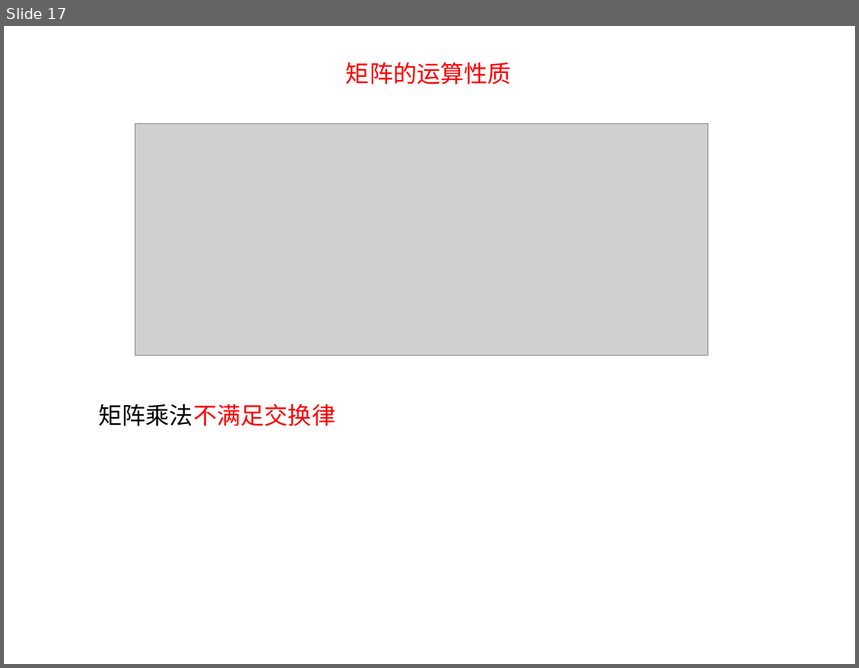
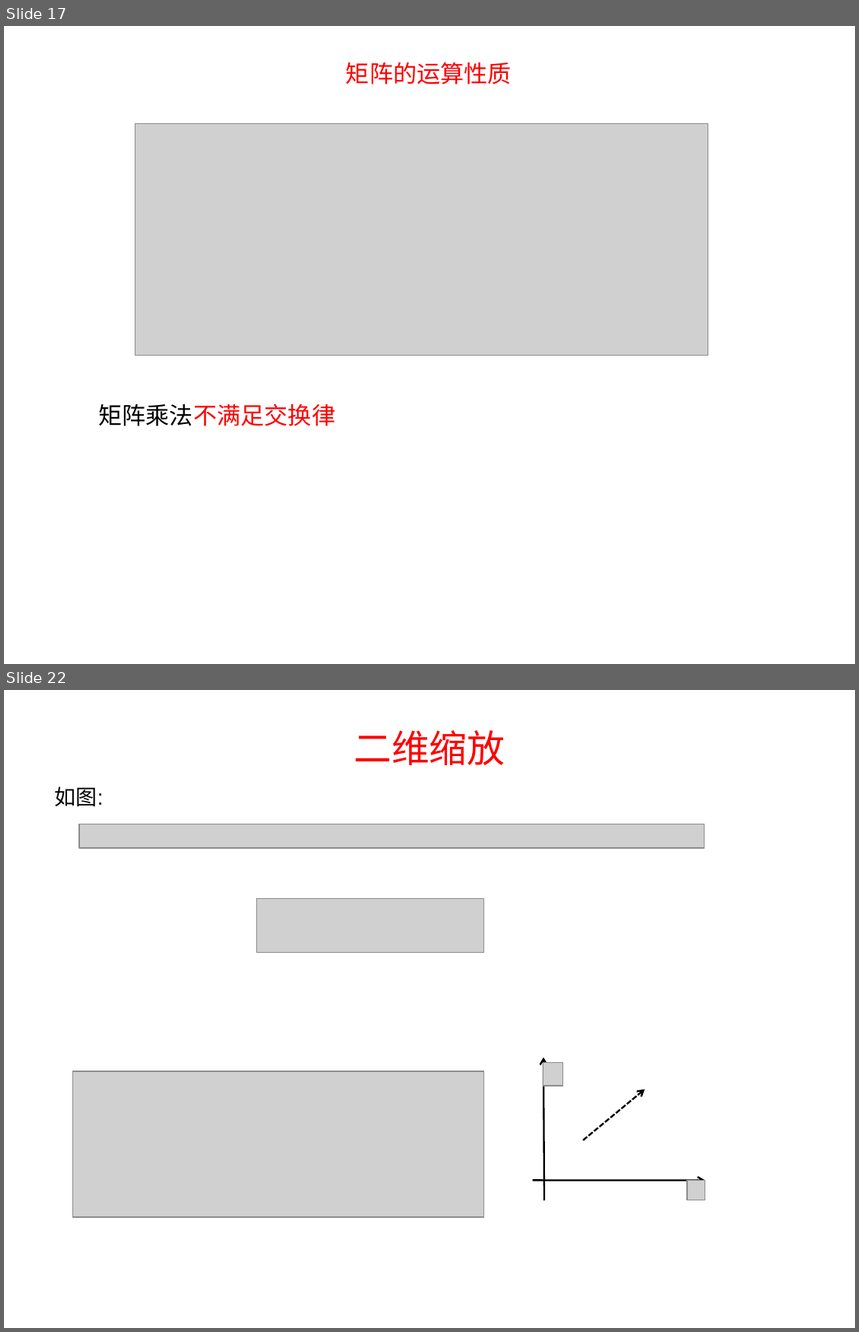
Before and after one commit to lhswei/3Dtransform, a slide deck: 3D数学基础transform.ppt. Shown one above the other, each under a label of ours: slide 17 before the commit, slides 17 and 22 after it; the slides between them are not shown. The pictures are 859x668 and 859x1332 pixels, drawn with LibreOffice and Linux fonts; fonts in the diff are those of the drawing; grey boxes stand for pictures; background and template pictures are left out. Boxes give left, top, right and bottom in pixels: in the first picture for what was removed or moved away, otherwise in the second. Text is boxed around its words. In the diff, an @@ line names an element or a change of style, - is before the commit and + after.

```diff
--- a/3D数学基础transform.ppt
+++ b/3D数学基础transform.ppt
@@ slide 22 added at box(4, 690, 855, 1328), background #FFFFFF @@
@@ title added at box(354, 730, 505, 765), 32 pt, text #FF0000 @@
+二维缩放
@@ text added at box(55, 787, 104, 807), 18 pt, text #000000 @@
+如图:
@@ picture added at box(79, 825, 705, 848) @@
@@ picture added at box(257, 898, 485, 952) @@
@@ group added at box(73, 1058, 705, 1217): 3 arrows, 3 pictures @@
```
Also in this commit, not shown: 4 other slides added, 1 slide removed.
